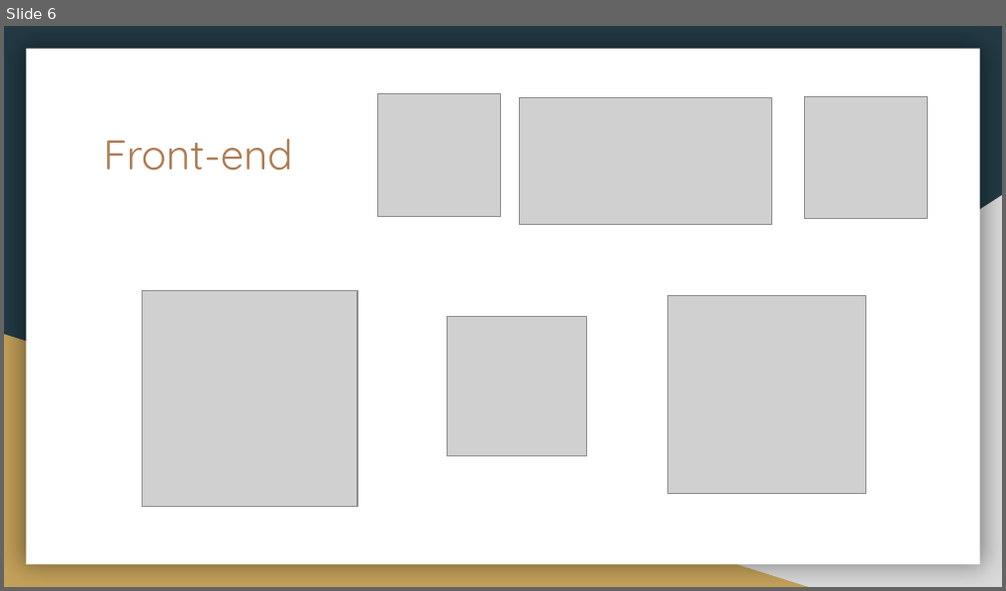
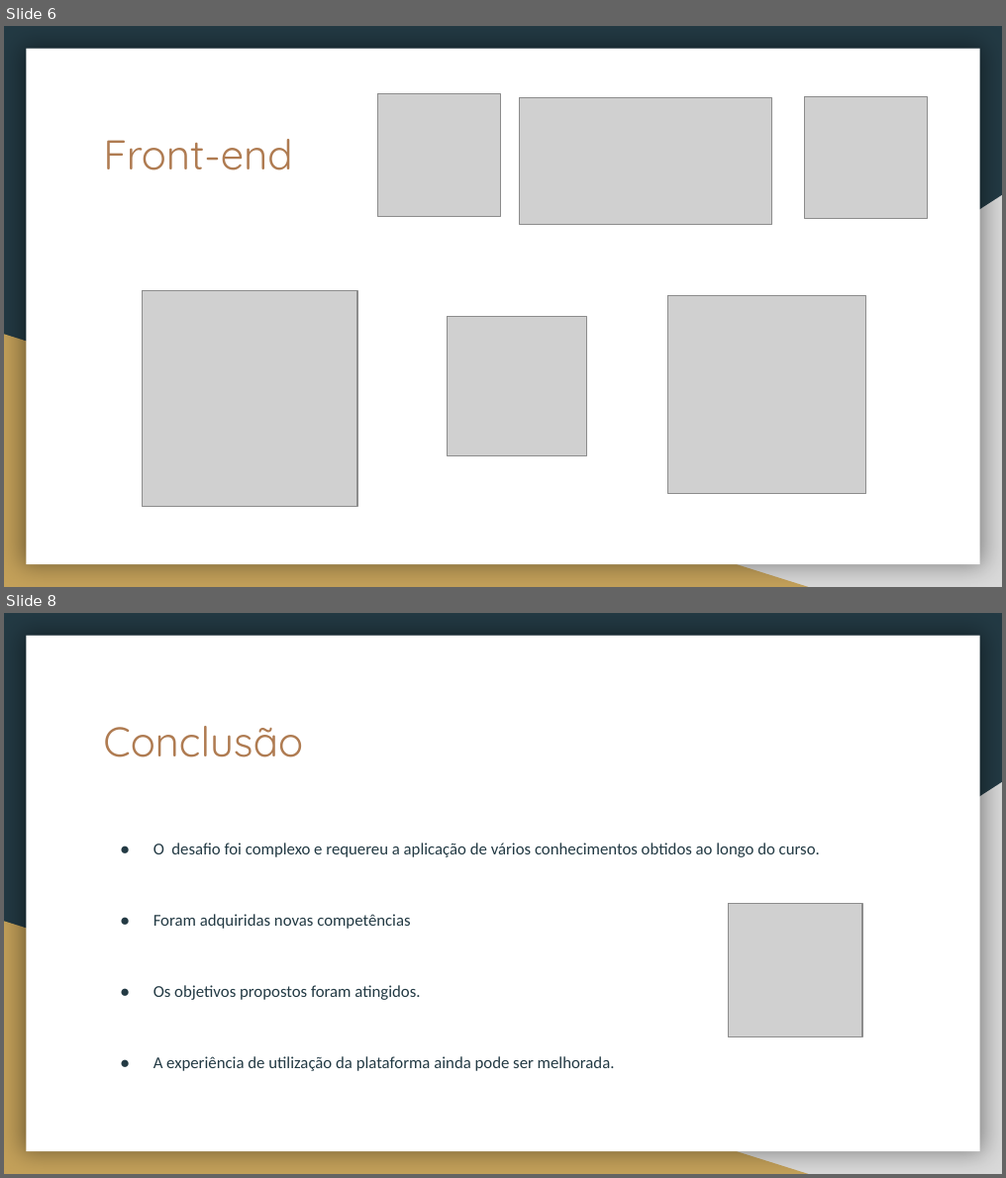
Before and after one commit to Carricossauro/lcc, a slide deck: docs/apresentacao/Projeto.pptx. Shown one above the other, each under a label of ours: slide 6 before the commit, slides 6 and 8 after it; the slides between them are not shown. The pictures are 1006x591 and 1006x1178 pixels, drawn with LibreOffice and Linux fonts; fonts in the diff are those of the drawing; grey boxes stand for pictures. Boxes give left, top, right and bottom in pixels: in the first picture for what was removed or moved away, otherwise in the second. Text is boxed around its words. In the diff, an @@ line names an element or a change of style, - is before the commit and + after.

```diff
--- a/docs/apresentacao/Projeto.pptx
+++ b/docs/apresentacao/Projeto.pptx
@@ slide 8 added at bbox=[4, 613, 1002, 1174], background #233A44; not listed: 3 template elements that a slide beside it also shows @@
@@ title added at bbox=[103, 726, 303, 758], 30 pt, text #AF7B51 @@
+Conclusão
@@ text added at bbox=[153, 843, 820, 1071], 12 pt, text #233A44 @@
+● O desafio foi complexo e requereu a aplicação de vários conhecimentos obtidos ao longo do curso.
+● Foram adquiridas novas competências
+● Os objetivos propostos foram atingidos.
+● A experiência de utilização da plataforma ainda pode ser melhorada.
@@ picture added at bbox=[729, 903, 863, 1038] @@
```
Also in this commit, not shown: 3 slides changed, 1 other slide added, 1 slide removed, 16 other files.
